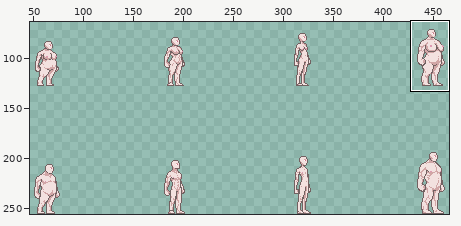
Sprite sheet, stored at A World of Violence/Assets/Art/Sprites/CharacterCreationPrototype/Base Bodies/Pale/Pale_Bodies_PushUp.png. Above, an overview of the earlier version with the close-up marked.
Close-up. First the earlier version:
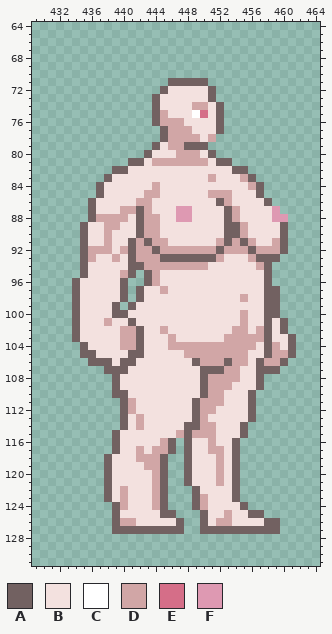
The file is 512x256 pixels. Shown: x 429..464, y 64..131. The wide view leaves out empty margins. The commit also changed other parts of the picture, which this record leaves out.
Palette (. is transparent): A #726161  B #f3e1df  C #ffffff  D #d1a6a6  E #d56e88  F #de99b2
Pixels before, first column x 434:
 71 ............AAAAA...........
 72 ...........ABBBBBA..........
 73 ..........ABBBBBBA..........
 74 ..........ABBBBDDBA.........
 75 ..........ADBBBCEBA.........
 76 ..........ADDDBBBBA.........
 77 ...........ADDDBBBA.........
 78 ...........ADDDDBD..........
 79 ..........ABDDAAA...........
 80 .........ABBBDDDBA..........
 81 .......AABDDDDDDDBAA........
 82 .....AABBBBBBBBBBBBBAA......
 83 ....ABBBBBBBBBBBBDBBBDA.....
 84 ...ABBBBBBDBBBBBBBBBBBDA....
 85 ...ABBBBBDDBBBBBBDDDBBBA....
 86 ..ABBBBBDDBBBBBBBBADBBBBA...
 87 ..ABBBDDADBBBFFBBBBADBBBBF..
 88 ..ADDDDBADDBBFFBBBBADBBBBFF.
 89 .ABBDDBBADDBBBBBBBBAADBBBBA.
 90 .ABBDBBBADDBBBBBBBBAADBBBBA.
 91 .ABBDBBADADDBBBBBBDADADBBDA.
 92 .ADDDBDADDADDDDDDDADDDADDDA.
 93 .ADBBDBADDDAAAAAAADBBBDAAA..
 94 .ABBBBBAADDDDDDDDBBBBBBDA...
 95 .ABBBBDA.ADBBBBBBBBBBBBBA...
 96 ABBBBBA..ADBBBBBBBBBBBBBA...
 97 ABBBBBA.ABBDBBBBBBBBBBBBAA..
 98 ABBBBBA.ABBBBBBBBBBBBDBBAA..
 99 ABBBBA.ABBBBBBBBBBBBBBBBAA..
100 ABBBBAABBBBBBBBBBBBBBDBBAA..
101 ABBBDBBABBBBBBBBBBBBBDBBABA.
102 ABBBBBDDABBDBBBBBBBBDDBDABA.
103 ABBBBBDDABBBDBBBBBBDDDDDABBA
104 .ABBBBDDABBBDDDDDDDDDDDBADBA
105 .AABBBBAABBBBBDDDDDDDDBBADDA
106 ..AAABAABBBBBBBADDDADDBADDA.
107 ....AAABBBBBBBBBAAADDBBAAA..
108 .....ABBBBBBBBBBADDDDBBA....
109 .....ABBBBBBBBBBADDDBBBA....
110 .....AABBBBBBBBBADDBBBA.....
111 ......ADBBBBBBBADDDBBBA.....
112 ......ADBBBBBBBADDBBBBA.....
113 ......ABDBBBBBBADBBBBBA.....
114 ......ABDBBBBBAADDBBBA......
115 .....ABBBBBBBDADDDBBBA......
116 .....ABBBBBDA.ABBDBBA.......
117 .....ABBDBDDA.ABBDDBA.......
118 ....ABBBDDDA..ABBBDBA.......
119 ....ABBBBDDA..ABBBDBA.......
120 ....ABBBBBDA..ABBBDBA.......
121 ....ABBBBBDA..ABBBDBA.......
122 ....ABDBBBDA...ABBBBA.......
123 ....ABDBBBDA...ADBBBA.......
124 .....ADBBBDA...ADBBBBA......
125 .....ABBBBBAA...ABBDBBAA....
126 .....ADDBBBBBA..ABDDBBBBAA..
127 .....AAAAAAAAA..AAAAAAAAAA..
After:
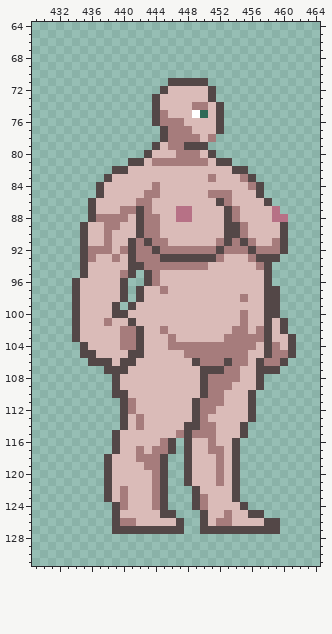
From old to new:
colour A: #726161 -> #534747
colour B: #f3e1df -> #dabbb8
colour D: #d1a6a6 -> #a67c7c
colour E: #d56e88 -> #2e6a57
colour F: #de99b2 -> #b77186
Boxes around the changes in both close-ups, in picture pixels (x1, y1, x2, y2):
changed: (72, 78, 296, 534)
